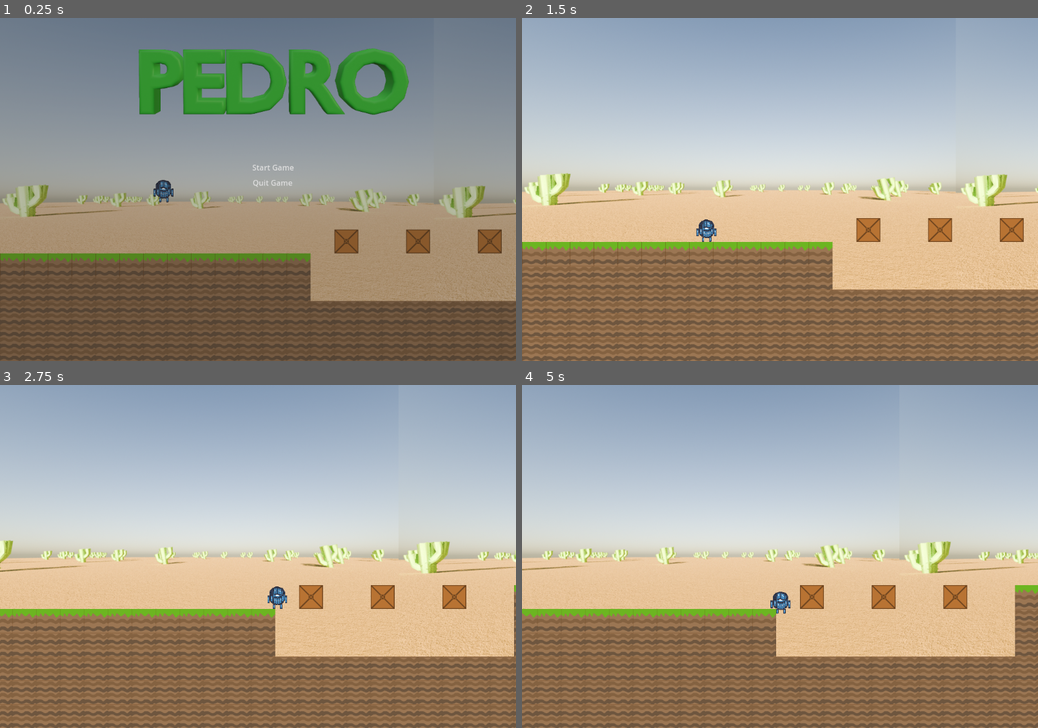
Above: before the commit, frames 1-4 (two rows, left to right).
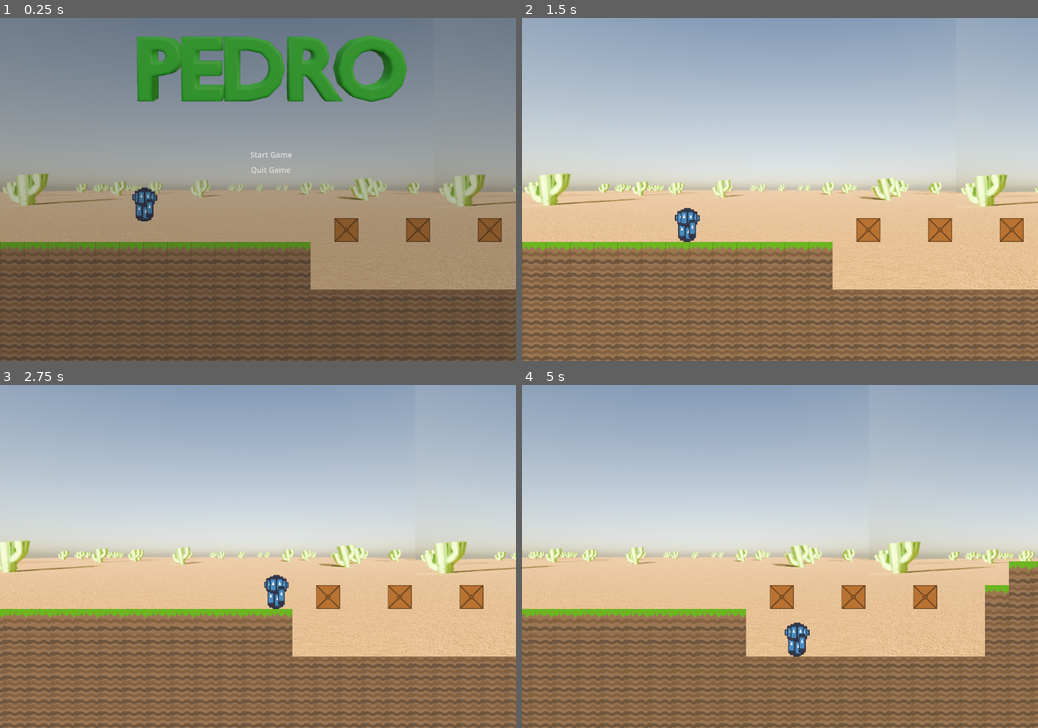
Above: after the commit, the same moments.

Repository: Burns3y/Pedro
Game: Godot game, scene res://scenes/levels/level 1.tscn
The game is run twice, just before and just after one commit, with the same random seed, the same clock (stepped at 60 frames per second) and the same inputs. The engine's default icon, where the game draws it, is replaced by a stand-in: a white triangle on a blue panel in a dark square.
Inputs:
- Up to frame 1 (0.25 s): no input
- Up to frame 2 (1.5 s): click "Start Game" at 0.5 s; tap Enter at 1.25 s; hold Right (right) from 1.28 s (still down)
- Up to frame 3 (2.75 s): keep holding Right (right); tap W (jump) at 1.52, 2.27 s
- Up to frame 4 (5 s): release Right (right) at 2.78 s; hold Left (left) 2.78-3.53 s; hold Right (right) from 3.53 s (still down); tap W (jump) at 3.77, 4.52 s

The runs differ from the first frame. In frame 1, 18% of the frame differs, in the area x 0-100%, y 5-100%; in frame 2, 0.5%; in frame 3, 9.9%; in frame 4, 13%.

Commit message:
changed pedros shape to a capule

Diff:
--- a/scenes/levels/level 1.tscn
+++ b/scenes/levels/level 1.tscn
@@ -443,7 +443,7 @@
 layer_0/tile_data = PackedInt32Array(655360, 65537, 0, 720896, 1, 1, 786432, 1, 1, 786433, 1, 1, 720897, 1, 1, 655361,  …(25555 unchanged characters)…
 
 [node name="Pedro" parent="." instance=ExtResource("4_josbn")]
-position = Vector2(341, 366)
+position = Vector2(304, 469)
 scale = Vector2(1.15731, 0.907039)
 
 [node name="Enemies" type="Node2D" parent="."]
@@ -452,6 +452,6 @@
 position = Vector2(3700, 543)
 
 [node name="Start_Screen" parent="." instance=ExtResource("2_ibqr6")]
-position = Vector2(31, -8)
+position = Vector2(27, -11)
 
 [connection signal="started" from="Start_Screen" to="Pedro" method="_on_start_screen_started"]
--- a/scenes/player/pedro.tscn
+++ b/scenes/player/pedro.tscn
@@ -1,189 +1,90 @@
-[gd_scene load_steps=6 format=3 uid="uid://61bcos6b4c8a"]
+[gd_scene load_steps=4 format=3 uid="uid://61bcos6b4c8a"]
 
 [ext_resource type="Script" path="res://scenes/player/pedro.gd" id="1_kkii7"]
 [ext_resource type="Texture2D" uid="uid://2qtxcw6rkddv" path="res://icon.svg" id="2_xe0kl"]
 
-[sub_resource type="CapsuleShape2D" id="CapsuleShape2D_0ua1t"]
-radius = 14.0
-height = 42.0
-
-[sub_resource type="CapsuleShape2D" id="CapsuleShape2D_alnin"]
-radius = 2.0
-height = 12.0
-
-[sub_resource type="CapsuleShape2D" id="CapsuleShape2D_j61ke"]
-radius = 2.0
-height = 18.0
+[sub_resource type="CapsuleShape2D" id="CapsuleShape2D_crioc"]
+radius = 16.0
+height = 78.0
 
 [node name="Pedro" type="CharacterBody2D"]
-position = Vector2(0, 1)
+position = Vector2(1, 53)
 script = ExtResource("1_kkii7")
 
-[node name="CollisionShapeBody" type="CollisionShape2D" parent="."]
-position = Vector2(1, -0.750015)
-shape = SubResource("CapsuleShape2D_0ua1t")
-
-[node name="CollisionShapeRightLeg" type="CollisionShape2D" parent="."]
-position = Vector2(8, 23.25)
-shape = SubResource("CapsuleShape2D_alnin")
-
-[node name="CollisionShapeLeftLeg" type="CollisionShape2D" parent="."]
-position = Vector2(-5, 23.25)
-shape = SubResource("CapsuleShape2D_alnin")
-
-[node name="CollisionShapeLeftArm" type="CollisionShape2D" parent="."]
-position = Vector2(-15, 7.24998)
-shape = SubResource("CapsuleShape2D_j61ke")
-
-[node name="CollisionShapeRightArm" type="CollisionShape2D" parent="."]
-position = Vector2(17, 7.24998)
-shape = SubResource("CapsuleShape2D_j61ke")
+[node name="CollisionShapeBody3" type="CollisionShape2D" parent="."]
+position = Vector2(-1, -52)
+shape = SubResource("CapsuleShape2D_crioc")
 
 [node name="PedroImages" type="Node2D" parent="."]
 
-[node name="pedro place holder" type="Sprite2D" parent="PedroImages"]
-position = Vector2(1.25, -1.06203)
-scale = Vector2(0.167968, 0.286133)
+[node name="Icon15" type="Sprite2D" parent="PedroImages"]
+position = Vector2(5, -36)
+scale = Vector2(0.1, 0.3)
 texture = ExtResource("2_xe0kl")
 
-[node name="Icon" type="Sprite2D" parent="PedroImages"]
-position = Vector2(11, -6.75002)
-scale = Vector2(0.03125, 0.144531)
+[node name="Icon19" type="Sprite2D" parent="PedroImages"]
+position = Vector2(-1, -72)
+scale = Vector2(0.1, 0.3)
 texture = ExtResource("2_xe0kl")
 
-[node name="Icon2" type="Sprite2D" parent="PedroImages"]
-position = Vector2(12, -4.75002)
-scale = Vector2(0.03125, 0.144531)
+[node name="Icon20" type="Sprite2D" parent="PedroImages"]
+position = Vector2(15, -68)
+scale = Vector2(0.1, 0.110938)
 texture = ExtResource("2_xe0kl")
 
-[node name="Icon3" type="Sprite2D" parent="PedroImages"]
-position = Vector2(13, -2.75002)
-scale = Vector2(0.03125, 0.144531)
+[node name="Icon25" type="Sprite2D" parent="PedroImages"]
+position = Vector2(-17, -69)
+scale = Vector2(0.1, 0.110938)
 texture = ExtResource("2_xe0kl")
 
-[node name="Icon4" type="Sprite2D" parent="PedroImages"]
-position = Vector2(13, 1.24998)
-scale = Vector2(0.03125, 0.144531)
+[node name="Icon21" type="Sprite2D" parent="PedroImages"]
+position = Vector2(-2, -32)
+scale = Vector2(0.1, 0.3)
 texture = ExtResource("2_xe0kl")
 
-[node name="Icon5" type="Sprite2D" parent="PedroImages"]
-position = Vector2(12, 2.24998)
-scale = Vector2(0.03125, 0.144531)
+[node name="Icon22" type="Sprite2D" parent="PedroImages"]
+position = Vector2(-8, -35)
+scale = Vector2(0.1, 0.3)
 texture = ExtResource("2_xe0kl")
 
-[node name="Icon6" type="Sprite2D" parent="PedroImages"]
-position = Vector2(11, 5.24998)
-scale = Vector2(0.03125, 0.144531)
+[node name="Icon23" type="Sprite2D" parent="PedroImages"]
+position = Vector2(-11, -40)
+scale = Vector2(0.1, 0.3)
 texture = ExtResource("2_xe0kl")
 
-[node name="Icon7" type="Sprite2D" parent="PedroImages"]
-position = Vector2(11, 5.24998)
-scale = Vector2(0.03125, 0.144531)
+[node name="Icon8" type="Sprite2D" parent="PedroImages"]
+position = Vector2(1, -34)
+scale = Vector2(0.1, 0.3)
 texture = ExtResource("2_xe0kl")
 
-[node name="Icon14" type="Sprite2D" parent="PedroImages"]
-position = Vector2(7, 9.24998)
-scale = Vector2(0.03125, 0.144531)
+[node name="Icon9" type="Sprite2D" parent="PedroImages"]
+position = Vector2(8, -41)
+scale = Vector2(0.1, 0.3)
 texture = ExtResource("2_xe0kl")
 
-[node name="Icon15" type="Sprite2D" parent="PedroImages"]
-position = Vector2(4, 11.25)
-scale = Vector2(0.03125, 0.144531)
-texture = ExtResource("2_xe0kl")
-
-[node name="Icon16" type="Sprite2D" parent="PedroImages"]
-position = Vector2(0, 11.25)
-scale = Vector2(0.03125, 0.144531)
+[node name="Icon10" type="Sprite2D" parent="PedroImages"]
+position = Vector2(11, -68)
+scale = Vector2(0.1, 0.235938)
 texture = ExtResource("2_xe0kl")
 
 [node name="Icon24" type="Sprite2D" parent="PedroImages"]
-position = Vector2(17, 7.24998)
-scale = Vector2(0.03125, 0.144531)
-texture = ExtResource("2_xe0kl")
-
-[node name="Icon25" type="Sprite2D" parent="PedroImages"]
-position = Vector2(17, 7.24998)
-scale = Vector2(0.03125, 0.144531)
-texture = ExtResource("2_xe0kl")
-
-[node name="Icon26" type="Sprite2D" parent="PedroImages"]
-position = Vector2(-15, 7.24998)
-scale = Vector2(0.03125, 0.144531)
-texture = ExtResource("2_xe0kl")
-
-[node name="Icon17" type="Sprite2D" parent="PedroImages"]
-position = Vector2(-3, 10.25)
-scale = Vector2(0.03125, 0.144531)
-texture = ExtResource("2_xe0kl")
-
-[node name="Icon27" type="Sprite2D" parent="PedroImages"]
-position = Vector2(-5, 23.75)
-scale = Vector2(0.03125, 0.0859375)
-texture = ExtResource("2_xe0kl")
-
-[node name="Icon28" type="Sprite2D" parent="PedroImages"]
-position = Vector2(8, 23.438)
-scale = Vector2(0.03125, 0.0908202)
-texture = ExtResource("2_xe0kl")
-
-[node name="Icon18" type="Sprite2D" parent="PedroImages"]
-position = Vector2(-3, -11.75)
-scale = Vector2(0.03125, 0.144531)
-texture = ExtResource("2_xe0kl")
-
-[node name="Icon19" type="Sprite2D" parent="PedroImages"]
-position = Vector2(-1, -12.75)
-scale = Vector2(0.03125, 0.144531)
-texture = ExtResource("2_xe0kl")
-
-[node name="Icon20" type="Sprite2D" parent="PedroImages"]
-position = Vector2(0, -12.75)
-scale = Vector2(0.03125, 0.144531)
-texture = ExtResource("2_xe0kl")
-
-[node name="Icon21" type="Sprite2D" parent="PedroImages"]
-position = Vector2(2, -12.75)
-scale = Vector2(0.03125, 0.144531)
-texture = ExtResource("2_xe0kl")
-
-[node name="Icon22" type="Sprite2D" parent="PedroImages"]
-position = Vector2(4, -11.75)
-scale = Vector2(0.03125, 0.144531)
-texture = ExtResource("2_xe0kl")
-
-[node name="Icon23" type="Sprite2D" parent="PedroImages"]
-position = Vector2(6, -10.75)
-scale = Vector2(0.03125, 0.144531)
-texture = ExtResource("2_xe0kl")
-
-[node name="Icon8" type="Sprite2D" parent="PedroImages"]
-position = Vector2(-9, -6.50002)
-scale = Vector2(0.03125, 0.144531)
-texture = ExtResource("2_xe0kl")
-
-[node name="Icon9" type="Sprite2D" parent="PedroImages"]
-position = Vector2(-10, -4.75002)
-scale = Vector2(0.03125, 0.144531)
-texture = ExtResource("2_xe0kl")
-
-[node name="Icon10" type="Sprite2D" parent="PedroImages"]
-position = Vector2(-11, -2.75002)
-scale = Vector2(0.03125, 0.144531)
+position = Vector2(-13, -69)
+scale = Vector2(0.1, 0.235938)
 texture = ExtResource("2_xe0kl")
 
 [node name="Icon11" type="Sprite2D" parent="PedroImages"]
-position = Vector2(-11, 0.249985)
-scale = Vector2(0.03125, 0.144531)
+position = Vector2(-7, -69)
+scale = Vector2(0.1, 0.3)
 texture = ExtResource("2_xe0kl")
 
 [node name="Icon12" type="Sprite2D" parent="PedroImages"]
-position = Vector2(-10, 3.24998)
-scale = Vector2(0.03125, 0.144531)
+position = Vector2(5, -69)
+scale = Vector2(0.1, 0.3)
 texture = ExtResource("2_xe0kl")
 
 [node name="Icon13" type="Sprite2D" parent="PedroImages"]
-position = Vector2(-9, 5.49998)
-scale = Vector2(0.03125, 0.144531)
+position = Vector2(8, -45)
+scale = Vector2(0.1, 0.3)
 texture = ExtResource("2_xe0kl")
 
 [node name="Camera2D" type="Camera2D" parent="."]
